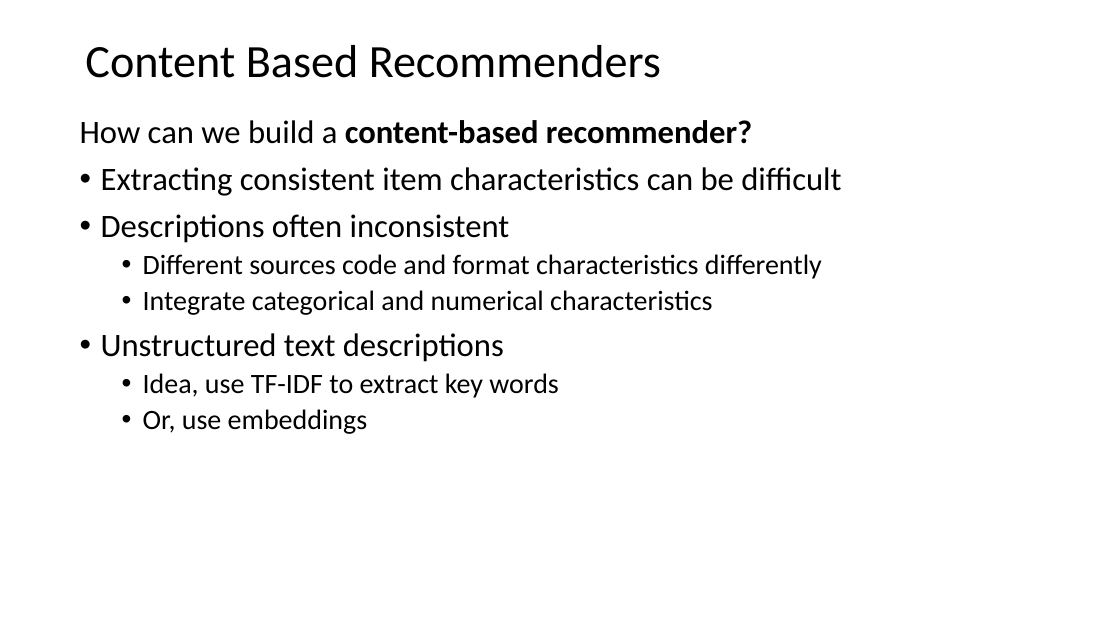
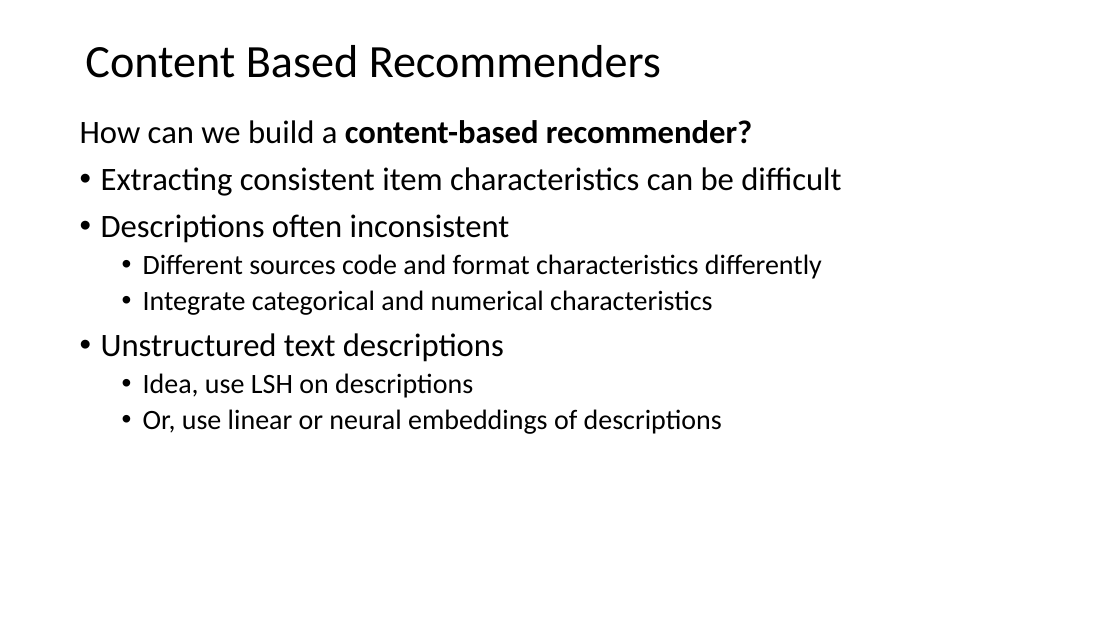
Before and after one commit to StephenElston/CSCI-E-108, a slide deck: slide 27 of slides/7_RecommenderSystems.pptx (slide 26 before the commit). Drawn at 1120x630 pixels with LibreOffice and Linux fonts; fonts in the diff are those of the drawing. Boxes give left, top, right and bottom in pixels: in the first picture for what was removed or moved away, otherwise in the second. Text is boxed around its words. In the diff, an @@ line names an element or a change of style, - is before the commit and + after.

```diff
--- a/slides/7_RecommenderSystems.pptx
+++ b/slides/7_RecommenderSystems.pptx
@@ text at [143,373,722,434]: text changed @@
-  • Idea, use TF-IDF to extract key words
-  • Or, use embeddings
+  • Idea, use LSH on descriptions
+  • Or, use linear or neural embeddings of descriptions
```
Also in this commit, not shown: 9 other slides changed, 1 slide added.
